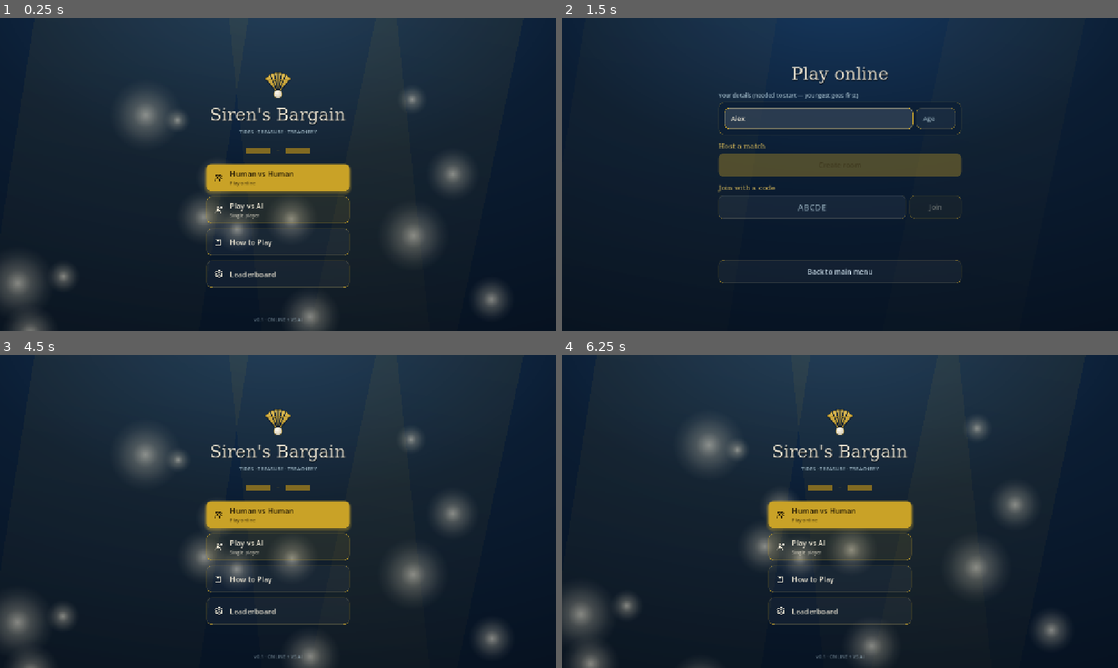
Above: before the commit, frames 1-4 (two rows, left to right).
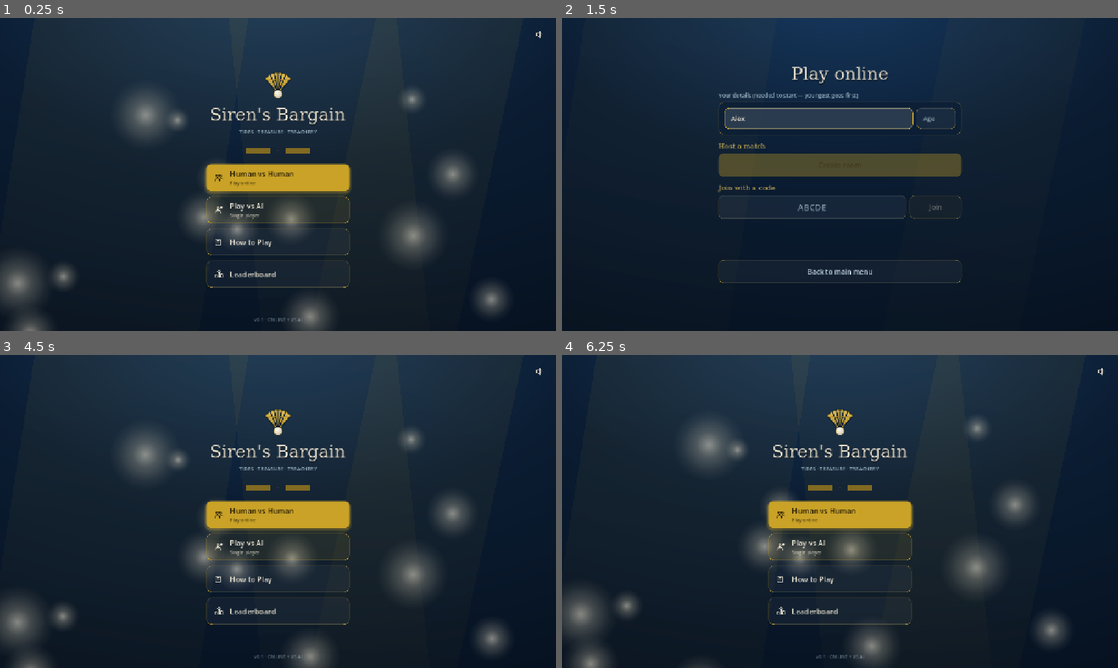
Above: after the commit, the same moments.

Repository: jordansaker/sirens-bargain
Game: Godot game, scene res://scenes/MainMenu.tscn
The game is run twice, just before and just after one commit, with the same random seed, the same clock (stepped at 60 frames per second) and the same inputs.
Inputs (mouse positions are in pixels of both pictures, inside the frame that each line leads up to):
- Up to frame 1 (0.25 s): no input
- Up to frame 2 (1.5 s): click (840, 177) at 0.5 s; click (817, 118) at 1.27 s; type "Alex" at 1.35 s
- Up to frame 3 (4.5 s): click (372, 455) at 1.5 s; type "12" at 1.58 s; click (250, 542) at 1.73 s; type "12" at 1.82 s; click "Create room" at 2 s; click "Create room" at 2.75 s; click "Create room" at 3.5 s; click "Back to main menu" at 4.25 s
- Up to frame 4 (6.25 s): click (840, 545) at 5 s; click "Menu" at 5.75 s

The runs differ from the first frame. In frame 1, less than 0.1% of the frame differs, in the area x 38-98%, y 4-83%; in frame 2, nothing differs; in frame 3, less than 0.1%; in frame 4, less than 0.1%.

Commit message:
Menu icons: real SVG assets instead of inline load_svg_from_string
Load_svg_from_string rendered inconsistently on the exported web
build — some paths came through blank / mangled. Every main-menu
and sound-toggle icon now ships as a real SVG asset in
assets/icons/menu-*.svg (hvh / ai / rules / leaderboard / sound-on
/ sound-off). Loaded via load() and tinted with TextureRect.modulate
per button variant.

Dropped the now-unused inline EMBLEM_SVG constant and the
_svg_to_texture helper; the emblem itself already loads from
assets/icons/emblem.svg.

Co-Authored-By: Claude Opus 4.7 (1M context) <noreply@anthropic.com>

Diff:
--- /dev/null
+++ b/assets/icons/menu-ai.svg
@@ -0,0 +1,5 @@
+<svg viewBox="0 0 24 24" xmlns="http://www.w3.org/2000/svg" width="24" height="24" fill="none" stroke="#FFFFFF" stroke-width="1.8" stroke-linecap="round" stroke-linejoin="round">
+<circle cx="10" cy="9" r="3"/>
+<path d="M3.5 20 a6.5 6.5 0 0 1 13 0"/>
+<path d="M18 3.5 l1 2.2 2.2 1 -2.2 1 -1 2.2 -1 -2.2 -2.2 -1 2.2 -1 z"/>
+</svg>
--- /dev/null
+++ b/assets/icons/menu-hvh.svg
@@ -0,0 +1,5 @@
+<svg viewBox="0 0 24 24" xmlns="http://www.w3.org/2000/svg" width="24" height="24" fill="none" stroke="#FFFFFF" stroke-width="1.8" stroke-linecap="round" stroke-linejoin="round">
+<circle cx="8" cy="8" r="3"/>
+<circle cx="16" cy="8" r="3"/>
+<path d="M2.5 20 a5.5 5.5 0 0 1 11 0 M13 20 a5.5 5.5 0 0 1 8.5 -4.6"/>
+</svg>
--- /dev/null
+++ b/assets/icons/menu-leaderboard.svg
@@ -0,0 +1,6 @@
+<svg viewBox="0 0 24 24" xmlns="http://www.w3.org/2000/svg" width="24" height="24" fill="none" stroke="#FFFFFF" stroke-width="1.8" stroke-linecap="round" stroke-linejoin="round">
+<rect x="3" y="14" width="4" height="7"/>
+<rect x="10" y="9" width="4" height="12"/>
+<rect x="17" y="12" width="4" height="9"/>
+<path d="M8 6 L12 3 L16 6"/>
+</svg>
--- /dev/null
+++ b/assets/icons/menu-rules.svg
@@ -0,0 +1,5 @@
+<svg viewBox="0 0 24 24" xmlns="http://www.w3.org/2000/svg" width="24" height="24" fill="none" stroke="#FFFFFF" stroke-width="1.8" stroke-linecap="round" stroke-linejoin="round">
+<path d="M4 5 h10 a2 2 0 0 1 2 2 v12"/>
+<path d="M4 5 v13 a2 2 0 0 0 2 2 h10"/>
+<path d="M8 9 h5 M8 13 h5"/>
+</svg>
--- /dev/null
+++ b/assets/icons/menu-sound-off.svg
@@ -0,0 +1,5 @@
+<svg viewBox="0 0 24 24" xmlns="http://www.w3.org/2000/svg" width="24" height="24" fill="none" stroke="#FFFFFF" stroke-width="1.8" stroke-linecap="round" stroke-linejoin="round">
+<path d="M4 9 v6 h4 l5 4 V5 L8 9 H4 z"/>
+<line x1="16" y1="9" x2="22" y2="15"/>
+<line x1="22" y1="9" x2="16" y2="15"/>
+</svg>
--- /dev/null
+++ b/assets/icons/menu-sound-on.svg
@@ -0,0 +1,4 @@
+<svg viewBox="0 0 24 24" xmlns="http://www.w3.org/2000/svg" width="24" height="24" fill="none" stroke="#FFFFFF" stroke-width="1.8" stroke-linecap="round" stroke-linejoin="round">
+<path d="M4 9 v6 h4 l5 4 V5 L8 9 H4 z"/>
+<path d="M16 8.5 a5 5 0 0 1 0 7"/>
+</svg>
--- a/scripts/ui/MainMenu.gd
+++ b/scripts/ui/MainMenu.gd
@@ -22,48 +22,16 @@
 const PEARL_LT := Color("FBF7EC")
 const HAZE := Color("9DB6C4")
 
-const EMBLEM_SVG := """<svg viewBox='0 0 64 64' xmlns='http://www.w3.org/2000/svg'>
-<defs>
-<linearGradient id='sh' x1='0' y1='0' x2='0' y2='1'>
-<stop offset='0' stop-color='#E4C25A'/><stop offset='1' stop-color='#A5811C'/>
-</linearGradient>
-<radialGradient id='pl' cx='0.4' cy='0.35' r='0.7'>
-<stop offset='0' stop-color='#FBF7EC'/><stop offset='1' stop-color='#CFC6AE'/>
-</radialGradient>
-</defs>
-<path d='M32 50 L13 27 A24 24 0 0 1 51 27 Z' fill='url(#sh)' stroke='#A5811C' stroke-width='1'/>
-<g stroke='#0B1D33' stroke-width='1.6' stroke-linecap='round'>
-<line x1='32' y1='50' x2='13' y2='27'/><line x1='32' y1='50' x2='20' y2='19.5'/>
-<line x1='32' y1='50' x2='26' y2='16'/><line x1='32' y1='50' x2='32' y2='15'/>
-<line x1='32' y1='50' x2='38' y2='16'/><line x1='32' y1='50' x2='44' y2='19.5'/>
-<line x1='32' y1='50' x2='51' y2='27'/>
-</g>
-<path d='M13 27 Q17 31 21 27 Q25 31 29 27 Q32 30.5 35 27 Q39 31 43 27 Q47 31 51 27' fill='none' stroke='#A5811C' stroke-width='1.2'/>
-<circle cx='32' cy='50' r='6.2' fill='url(#pl)' stroke='#A5811C' stroke-width='0.8'/>
-<circle cx='29.6' cy='47.8' r='1.7' fill='#FBF7EC'/>
-</svg>"""
-
-const ICON_HVH := """<svg viewBox='0 0 24 24' xmlns='http://www.w3.org/2000/svg' fill='none' stroke='%s' stroke-width='1.8' stroke-linecap='round' stroke-linejoin='round'>
-<circle cx='8' cy='8' r='3'/><circle cx='16' cy='8' r='3'/>
-<path d='M2.5 20a5.5 5.5 0 0 1 11 0M13 20a5.5 5.5 0 0 1 8.5-4.6'/></svg>"""
-
-const ICON_AI := """<svg viewBox='0 0 24 24' xmlns='http://www.w3.org/2000/svg' fill='none' stroke='%s' stroke-width='1.8' stroke-linecap='round' stroke-linejoin='round'>
-<circle cx='10' cy='9' r='3'/><path d='M3.5 20a6.5 6.5 0 0 1 13 0'/>
-<path d='M18 3.5l1 2.2 2.2 1-2.2 1-1 2.2-1-2.2-2.2-1 2.2-1z'/></svg>"""
-
-const ICON_RULES := """<svg viewBox='0 0 24 24' xmlns='http://www.w3.org/2000/svg' fill='none' stroke='%s' stroke-width='1.8' stroke-linecap='round' stroke-linejoin='round'>
-<path d='M4 5h10a2 2 0 0 1 2 2v12'/><path d='M4 5v13a2 2 0 0 0 2 2h10'/>
-<path d='M8 9h5M8 13h5'/></svg>"""
-
-const ICON_SETTINGS := """<svg viewBox='0 0 24 24' xmlns='http://www.w3.org/2000/svg' fill='none' stroke='%s' stroke-width='1.8' stroke-linecap='round' stroke-linejoin='round'>
-<circle cx='12' cy='12' r='3'/>
-<path d='M19 12a7 7 0 0 0-.1-1l2-1.6-2-3.4-2.4 1a7 7 0 0 0-1.7-1l-.4-2.5H9.6l-.4 2.5a7 7 0 0 0-1.7 1l-2.4-1-2 3.4L5.1 11a7 7 0 0 0 0 2l-2 1.6 2 3.4 2.4-1a7 7 0 0 0 1.7 1l.4 2.5h4.8l.4-2.5a7 7 0 0 0 1.7-1l2.4 1 2-3.4-2-1.6a7 7 0 0 0 .1-1z'/></svg>"""
-
-const ICON_SOUND_ON := """<svg viewBox='0 0 24 24' xmlns='http://www.w3.org/2000/svg' fill='none' stroke='%s' stroke-width='1.8' stroke-linecap='round' stroke-linejoin='round'>
-<path d='M4 9v6h4l5 4V5L8 9H4z'/><path d='M16 8.5a5 5 0 0 1 0 7'/></svg>"""
-
-const ICON_SOUND_OFF := """<svg viewBox='0 0 24 24' xmlns='http://www.w3.org/2000/svg' fill='none' stroke='%s' stroke-width='1.8' stroke-linecap='round' stroke-linejoin='round'>
-<path d='M4 9v6h4l5 4V5L8 9H4z'/><line x1='16' y1='9' x2='22' y2='15'/><line x1='22' y1='9' x2='16' y2='15'/></svg>"""
+# Menu icon paths — each shipped as a real SVG asset in assets/icons/ so
+# Godot's SVG importer handles them rather than the runtime rasterizer
+# that swallowed some paths on the web build. Strokes are white so the
+# TextureRect's `modulate` colour tints them per button variant.
+const ICON_HVH := "res://assets/icons/menu-hvh.svg"
+const ICON_AI := "res://assets/icons/menu-ai.svg"
+const ICON_RULES := "res://assets/icons/menu-rules.svg"
+const ICON_SETTINGS := "res://assets/icons/menu-leaderboard.svg"
+const ICON_SOUND_ON := "res://assets/icons/menu-sound-on.svg"
+const ICON_SOUND_OFF := "res://assets/icons/menu-sound-off.svg"
 
 var _sound_on: bool = true
 var _sound_btn: Button = null
@@ -358,9 +326,10 @@
 	icon.stretch_mode = TextureRect.STRETCH_KEEP_ASPECT_CENTERED
 	icon.size_flags_vertical = Control.SIZE_SHRINK_CENTER
 	icon.mouse_filter = Control.MOUSE_FILTER_IGNORE
-	# `%s` gets a hex string without the '#' prefix — SVG needs one, otherwise
-	# the stroke attribute is invalid and the icon renders blank.
-	icon.texture = _svg_to_texture(icon_svg % ("#" + text_color.to_html(false)), 44)
+	# icon_svg is a res:// path to a white-stroked SVG asset — set modulate
+	# so the button-variant text colour tints the strokes.
+	icon.texture = load(icon_svg)
+	icon.modulate = text_color
 	row.add_child(icon)
 
 	var text_col := VBoxContainer.new()
@@ -512,7 +481,8 @@
 	if _sound_icon == null:
 		return
 	var svg := ICON_SOUND_ON if _sound_on else ICON_SOUND_OFF
-	_sound_icon.texture = _svg_to_texture(svg % PEARL.to_html(false), 44)
+	_sound_icon.texture = load(svg)
+	_sound_icon.modulate = PEARL
 
 func _on_sound_toggled() -> void:
 	_sound_on = not _sound_on
@@ -569,17 +539,6 @@
 	if ns != null and ns.has_method("reset"):
 		ns.reset()
 
-# `Image.load_svg_from_string` scales the source SVG uniformly. Rasterising at
-# 2× the display size gives crisp icons/emblem on Retina without shipping
-# separate 1×/2× PNGs.
-static func _svg_to_texture(svg: String, size_px: int) -> Texture2D:
-	var img := Image.new()
-	var scale := float(size_px) / 24.0
-	var err := img.load_svg_from_string(svg, scale)
-	if err != OK:
-		return null
-	return ImageTexture.create_from_image(img)
-
 static func _reduced_motion() -> bool:
 	# Best-effort — Godot has no cross-platform prefers-reduced-motion API.
 	# On Web, JS could set a global; for now we only honour an explicit env
Not shown, added: assets/icons/menu-ai.svg.import
Not shown, added: assets/icons/menu-hvh.svg.import
Not shown, added: assets/icons/menu-leaderboard.svg.import
Not shown, added: assets/icons/menu-rules.svg.import
Not shown, added: assets/icons/menu-sound-off.svg.import
Not shown, added: assets/icons/menu-sound-on.svg.import
